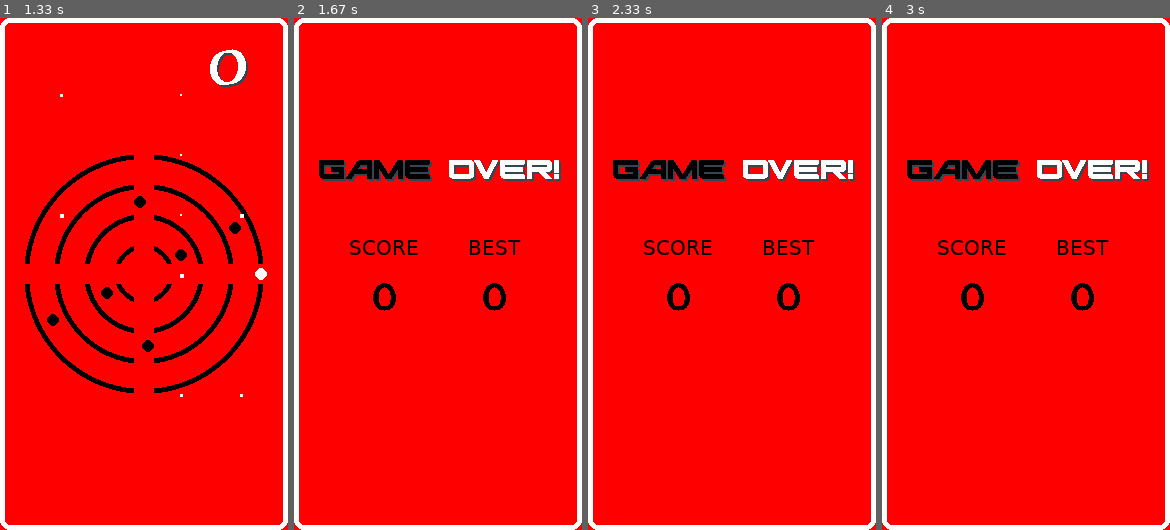
Above: before the commit, frames 1-4 (left to right).
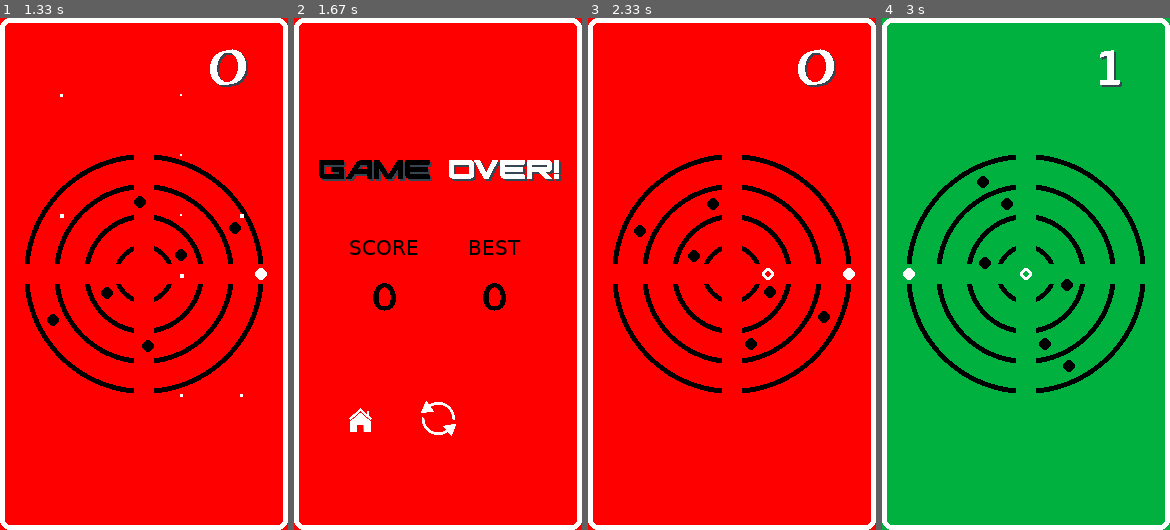
Above: after the commit, the same moments.

Repository: xhishka/Pygame_project_23
Game: pygame game, started from main.py
Two runs of this game, one before a commit and one after it. Both use one fixed random seed, a clock stepped at 60 frames per second and the inputs below.
Inputs (mouse positions are in pixels of both pictures, inside the frame that each line leads up to):
- Up to frame 1 (1.33 s): click (144, 274) at 0.38 s; click (144, 309) at 0.72 s; click (54, 197) at 1.05 s
- Up to frame 2 (1.67 s): no input
- Up to frame 3 (2.33 s): click (732, 417) at 1.88 s; click (734, 330) at 2.22 s
- Up to frame 4 (3 s): click (1135, 468) at 2.55 s; click (979, 105) at 2.88 s

Frame 1 is identical in both runs. In frame 2, 0.5% of the frame differs, in the area x 19-57%, y 74-82%; in frame 3, 8.9%; in frame 4, 94%, in the area x 0-100%, y 0-100%.

Commit message:
fonts+igra

Diff:
--- a/main.py
+++ b/main.py
@@ -56,10 +56,12 @@
 final_score_msg = Message(90, 280, 40, "0", tap_to_play_font, BLACK, win)
 high_score_msg = Message(200, 280, 40, "0", tap_to_play_font, BLACK, win)
 
+
 home_img = pygame.image.load('Assets/homeBtn.png')
 replay_img = pygame.image.load('Assets/replay.png')
-sound_off_img = pygame.image.load("Assets/soundOffBtn.png")
-sound_on_img = pygame.image.load("Assets/soundOnBtn.png")
+home_btn = Button(home_img, (24, 24), WIDTH // 4 - 18, 390)
+replay_btn = Button(replay_img, (36, 36), WIDTH // 2 - 18, 382)
+
 
 
 # Игровые переменные
@@ -176,6 +178,23 @@
         final_score_msg.update(score, shadow=False)
         high_score_msg.update(highscore, shadow=False)
 
+        if home_btn.draw(win):
+            home_page = True
+            score_page = False
+            game_page = False
+            score = 0
+            score_msg = Message(WIDTH - 60, 50, 50, "0", score_font, WHITE, win)
+
+        if replay_btn.draw(win):
+            home_page = False
+            score_page = False
+            game_page = True
+
+            player_alive = True
+            score = 0
+            score_msg = Message(WIDTH - 60, 50, 50, "0", score_font, WHITE, win)
+            p = Player(win)
+
     if game_page:
 
         for radius in [30 + rad_delta, 60 + rad_delta, 90 + rad_delta, 120 + rad_delta]:
